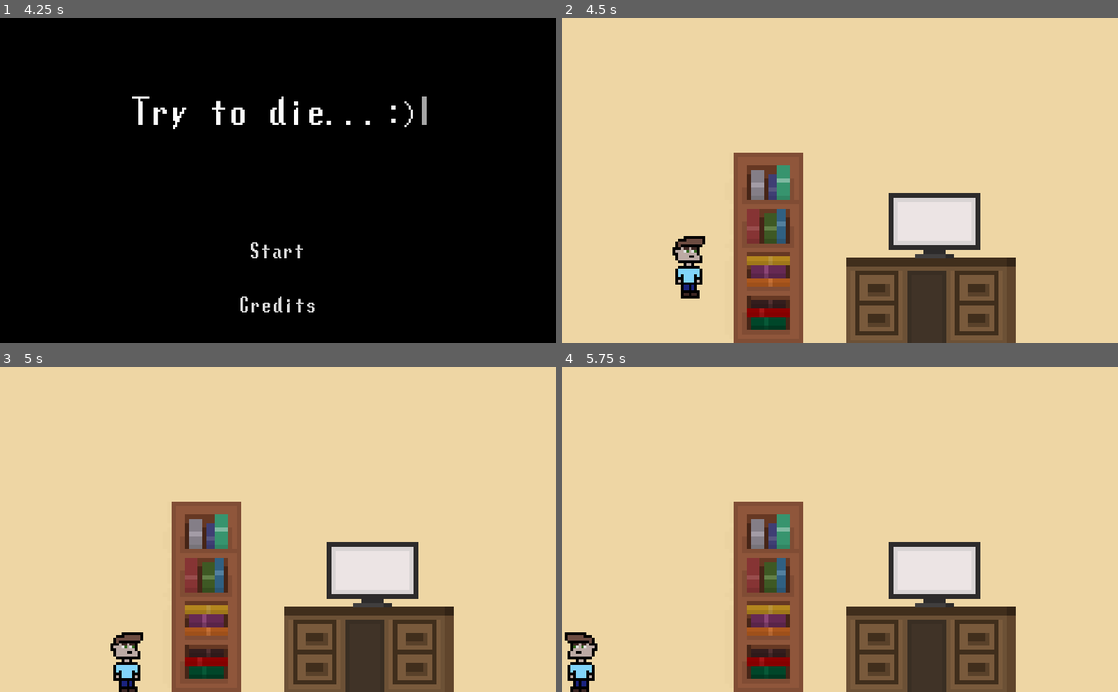
Above: before the commit, frames 1-4 (two rows, left to right).
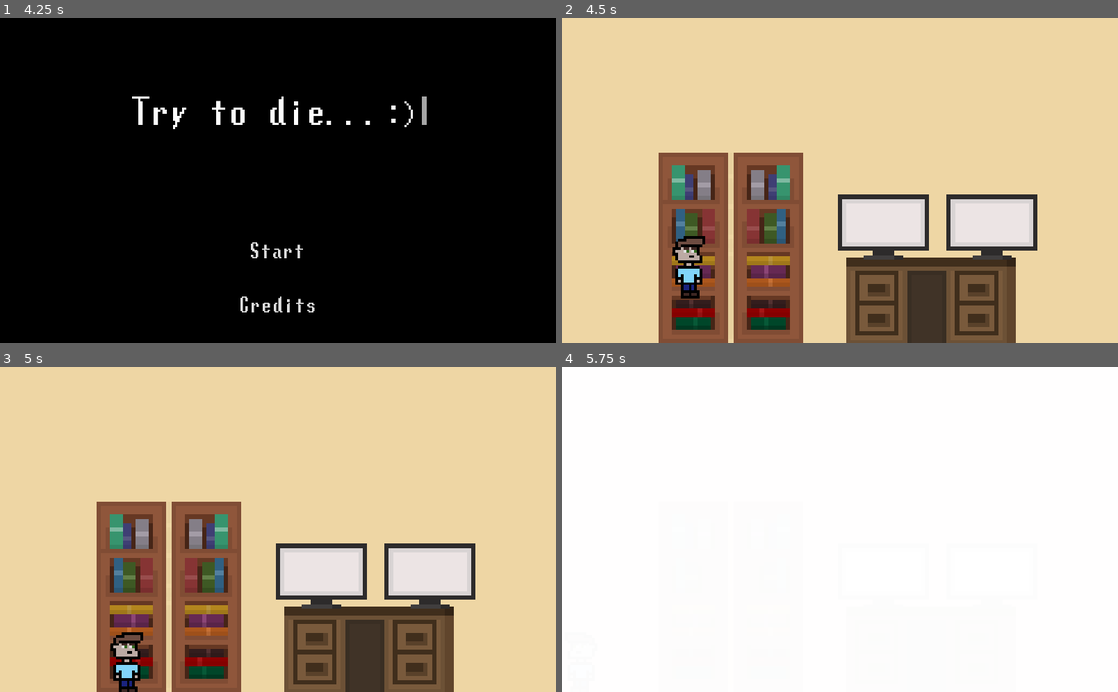
Above: after the commit, the same moments.

Repository: lajollagamesclub/week-115
Game: Godot game, scene res://TitleScreen.tscn
Same seed, same stepped clock (60 frames per second), same inputs: the game is played once before the commit and once after it. The engine's default icon, where the game draws it, is replaced by a stand-in: a white triangle on a blue panel in a dark square.
Inputs:
- Up to frame 1 (4.25 s): tap Enter at 0.5 s; hold D (g_right) 0.53-1.28 s; hold S (g_down) 1.28-2.03 s; hold D (g_right) 2.03-2.78 s; tap Space at 2.75 s; hold W (g_up) 2.78-3.53 s; hold A (g_left) from 3.53 s (still down)
- Up to frame 2 (4.5 s): release A (g_left) at 4.25 s; click "Start" at 4.25 s
- Up to frame 3 (5 s): no input
- Up to frame 4 (5.75 s): tap Enter at 5 s; hold A (g_left) from 5.03 s (still down)

Frame 1 is identical in both runs. In frame 2, 11% of the frame differs, in the area x 17-86%, y 41-100%; in frame 3, 11%; in frame 4, 100%, in the area x 0-100%, y 0-100%.

Commit message:
Add more decorative elements

Diff:
--- a/src/BonkFlash.gd
+++ b/src/BonkFlash.gd
@@ -9,6 +9,6 @@
 		return
 	color.a -= 0.5*delta
 
-func _on_YoungPlayer_bonked():
+func _on_Player_bonked():
 	color.a = 1.0
 	set_process(true)
--- /dev/null
+++ b/src/BookShelf.tscn
@@ -0,0 +1,19 @@
+[gd_scene load_steps=3 format=2]
+
+[ext_resource path="res://bookshelf.png" type="Texture" id=1]
+
+[sub_resource type="SegmentShape2D" id=2]
+a = Vector2( -56, -160 )
+b = Vector2( 70, -160 )
+
+[node name="BookShelf" type="StaticBody2D"]
+position = Vector2( 372.066, 408.223 )
+collision_layer = 2
+collision_mask = 2
+
+[node name="BookShelfSprite" type="Sprite" parent="."]
+scale = Vector2( 8, 8 )
+texture = ExtResource( 1 )
+
+[node name="CollisionShape2D" type="CollisionShape2D" parent="."]
+shape = SubResource( 2 )
--- a/src/Main.tscn
+++ b/src/Main.tscn
@@ -1,9 +1,9 @@
-[gd_scene load_steps=11 format=2]
+[gd_scene load_steps=10 format=2]
 
 [ext_resource path="res://Boundary.tscn" type="PackedScene" id=1]
 [ext_resource path="res://ShortBoundary.tscn" type="PackedScene" id=2]
 [ext_resource path="res://desk.png" type="Texture" id=3]
-[ext_resource path="res://bookshelf.png" type="Texture" id=4]
+[ext_resource path="res://BookShelf.tscn" type="PackedScene" id=4]
 [ext_resource path="res://monitor.png" type="Texture" id=5]
 [ext_resource path="res://MegalovaniaStarter.tscn" type="PackedScene" id=6]
 [ext_resource path="res://Player.tscn" type="PackedScene" id=7]
@@ -12,10 +12,6 @@
 [sub_resource type="SegmentShape2D" id=1]
 a = Vector2( -160, -97 )
 b = Vector2( 150, -97 )
-
-[sub_resource type="SegmentShape2D" id=2]
-a = Vector2( -56, -160 )
-b = Vector2( 70, -160 )
 
 [node name="Main" type="Node2D"]
 
@@ -59,20 +55,19 @@
 [node name="CollisionShape2D" type="CollisionShape2D" parent="World/Desk"]
 shape = SubResource( 1 )
 
-[node name="BookShelf" type="StaticBody2D" parent="World"]
-position = Vector2( 372.066, 408.223 )
-collision_layer = 2
-collision_mask = 2
+[node name="BookShelf" parent="World" instance=ExtResource( 4 )]
 
-[node name="BookShelfSprite" type="Sprite" parent="World/BookShelf"]
+[node name="BookShelf2" parent="World" instance=ExtResource( 4 )]
+position = Vector2( 250, 408.223 )
+scale = Vector2( -1, 1 )
+
+[node name="Monitor" type="Sprite" parent="World"]
+position = Vector2( 780, 390 )
 scale = Vector2( 8, 8 )
-texture = ExtResource( 4 )
+texture = ExtResource( 5 )
 
-[node name="CollisionShape2D" type="CollisionShape2D" parent="World/BookShelf"]
-shape = SubResource( 2 )
-
-[node name="monitor" type="Sprite" parent="World"]
-position = Vector2( 674.094, 387.678 )
+[node name="Monitor2" type="Sprite" parent="World"]
+position = Vector2( 580, 390 )
 scale = Vector2( 8, 8 )
 texture = ExtResource( 5 )
 
@@ -91,3 +86,4 @@
 __meta__ = {
 "_edit_lock_": true
 }
+[connection signal="bonked" from="Player" to="UI/BonkFlash" method="_on_Player_bonked"]
--- a/src/Player.gd
+++ b/src/Player.gd
@@ -53,7 +53,7 @@
 		set_collision_mask_bit(1, true)
 
 	if left_raycast.is_colliding() or right_raycast.is_colliding():
-		if abs(vel.x) > 800:
+		if abs(vel.x) > 600:
 			$BonkPlayer.play()
 			emit_signal("bonked")
 		vel.x *= -0.4
